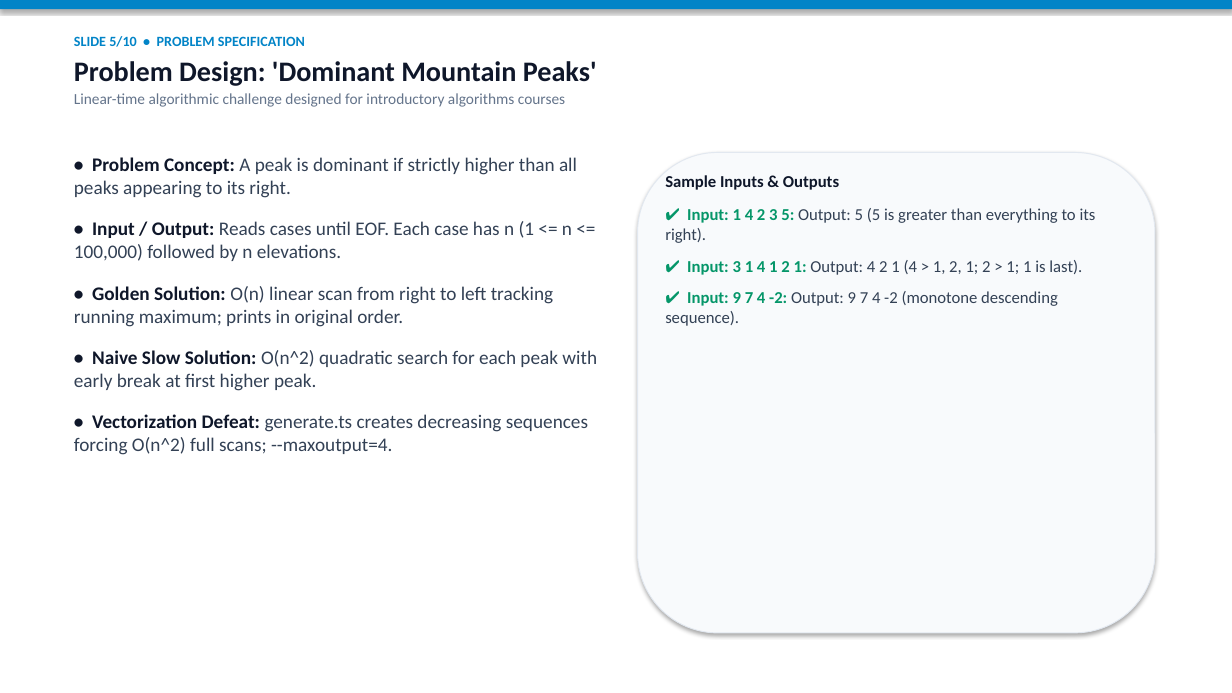
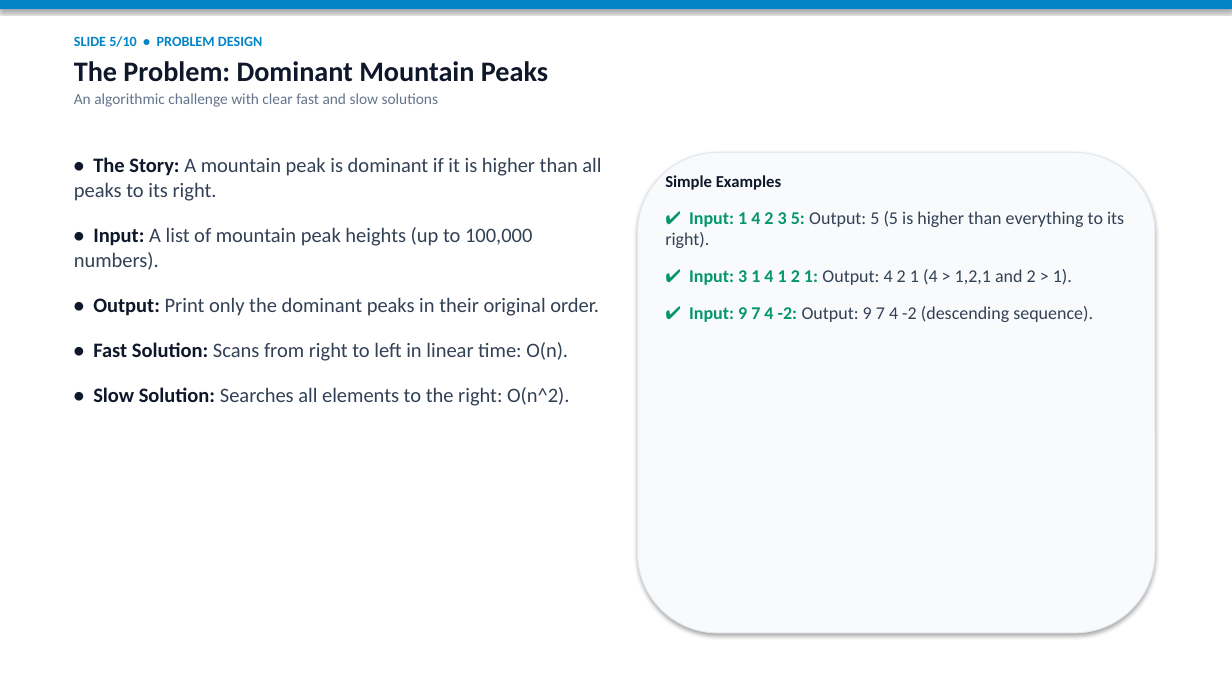
Before and after one commit to SuisSanem000/jutge-private, a slide deck: slide 5 of work/01-meeting-presentation-and-demo-20261112/meeting-summary-presentation.pptx. Drawn at 1232x693 pixels with LibreOffice and Linux fonts; fonts in the diff are those of the drawing. Boxes give left, top, right and bottom in pixels: in the first picture for what was removed or moved away, otherwise in the second. Text is boxed around its words. In the diff, an @@ line names an element or a change of style, - is before the commit and + after.

Commit message:
feat(summary): add simple 10-slide presentation and speaking guide in summary folder

```diff
--- a/work/01-meeting-presentation-and-demo-20261112/meeting-summary-presentation.pptx
+++ b/work/01-meeting-presentation-and-demo-20261112/meeting-summary-presentation.pptx
@@ text at [74,36,548,107]: text changed; bold on @@
-SLIDE 5/10 • PROBLEM SPECIFICATION
-Problem Design: 'Dominant Mountain Peaks'
-Linear-time algorithmic challenge designed for introductory algorithms courses
+SLIDE 5/10 • PROBLEM DESIGN
+The Problem: Dominant Mountain Peaks
+An algorithmic challenge with clear fast and slow solutions
@@ text at [74,157,601,406]: text changed; size 15 to 16 pt @@
-• Problem Concept: A peak is dominant if strictly higher than all peaks appearing to its right.
-• Input / Output: Reads cases until EOF. Each case has n (1 <= n <= 100,000) followed by n elevations.
-• Golden Solution: O(n) linear scan from right to left tracking running maximum; prints in original order.
-• Naive Slow Solution: O(n^2) quadratic search for each peak with early break at first higher peak.
-• Vectorization Defeat: generate.ts creates decreasing sequences forcing O(n^2) full scans; --maxoutput=4.
+• The Story: A mountain peak is dominant if it is higher than all peaks to its right.
+• Input: A list of mountain peak heights (up to 100,000 numbers).
+• Output: Print only the dominant peaks in their original order.
+• Fast Solution: Scans from right to left in linear time: O(n).
+• Slow Solution: Searches all elements to the right: O(n^2).
@@ text at [665,175,1124,322]: text changed; size 13 to 14 pt @@
-Sample Inputs & Outputs
-✔ Input: 1 4 2 3 5: Output: 5 (5 is greater than everything to its right).
-✔ Input: 3 1 4 1 2 1: Output: 4 2 1 (4 > 1, 2, 1; 2 > 1; 1 is last).
-✔ Input: 9 7 4 -2: Output: 9 7 4 -2 (monotone descending sequence).
+Simple Examples
+✔ Input: 1 4 2 3 5: Output: 5 (5 is higher than everything to its right).
+✔ Input: 3 1 4 1 2 1: Output: 4 2 1 (4 > 1,2,1 and 2 > 1).
+✔ Input: 9 7 4 -2: Output: 9 7 4 -2 (descending sequence).
```
Also in this commit, not shown: 9 other slides changed, 5 other files.
